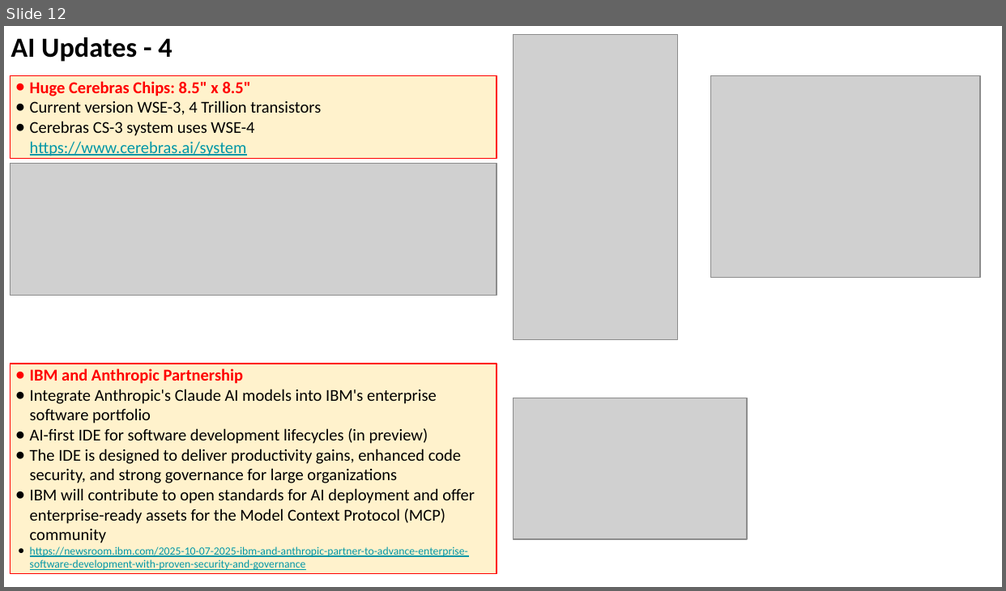
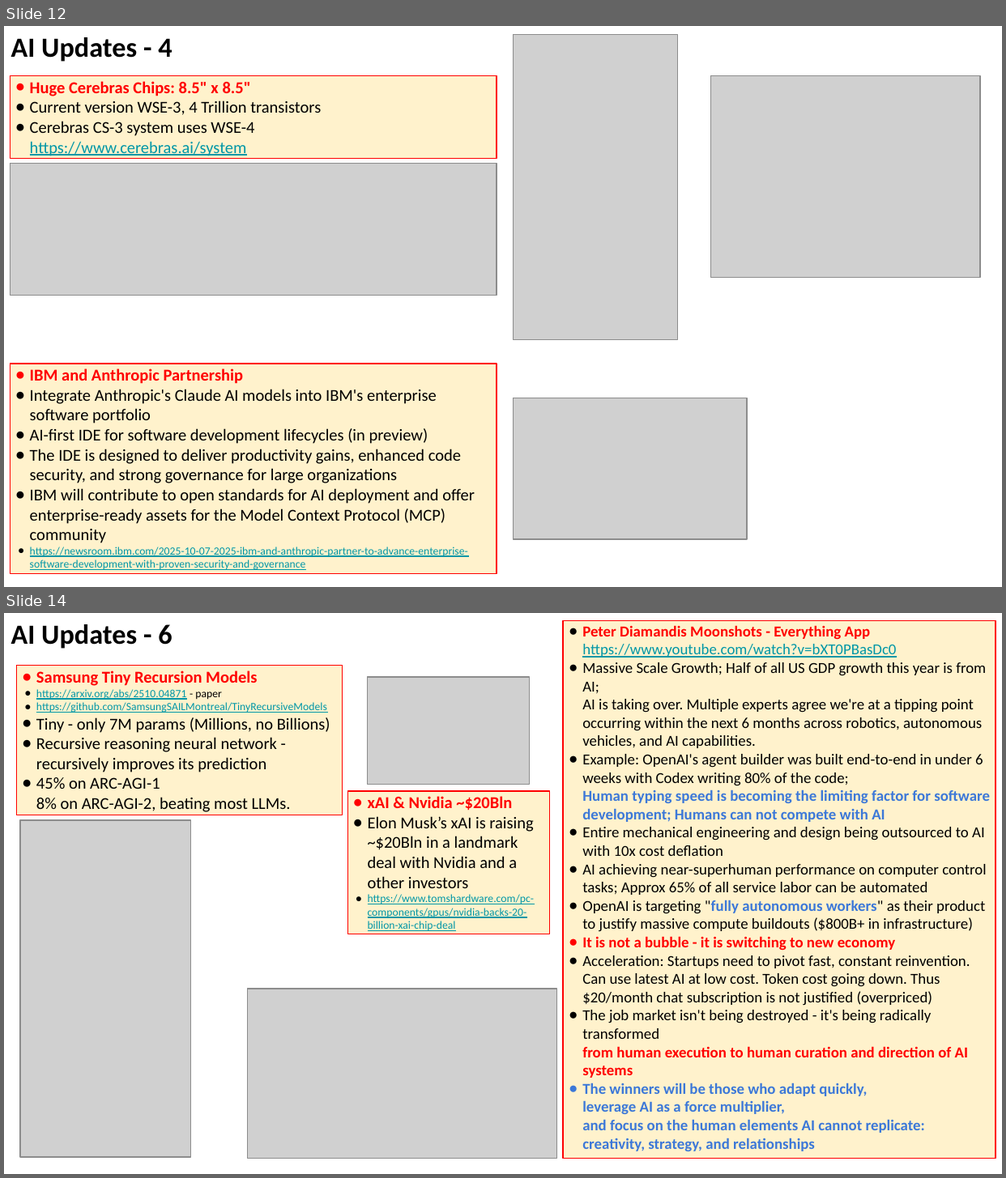
Before and after one commit to lselector/seminar, a slide deck: 2025/2025-10-10-AI-Updates.pptx. Shown one above the other, each under a label of ours: slide 12 before the commit, slides 12 and 14 after it; the slides between them are not shown. The pictures are 1006x591 and 1006x1178 pixels, drawn with LibreOffice and Linux fonts; fonts in the diff are those of the drawing; grey boxes stand for pictures. Boxes give left, top, right and bottom in pixels: in the first picture for what was removed or moved away, otherwise in the second. Text is boxed around its words. In the diff, an @@ line names an element or a change of style, - is before the commit and + after.

```diff
--- a/2025/2025-10-10-AI-Updates.pptx
+++ b/2025/2025-10-10-AI-Updates.pptx
@@ slide 14 added at [4,613,1002,1174], background #FFFFFF @@
@@ text added at [11,624,172,649], 20 pt, text #000000, bold @@
+AI Updates - 6
@@ rectangle added at [563,621,995,1159], fill #FFF2CC, outline #FF0000 0.75 pt, 11 pt, text #000000 @@
+● Peter Diamandis Moonshots - Everything App
+  https://www.youtube.com/watch?v=bXT0PBasDc0
+● Massive Scale Growth; Half of all US GDP growth this year is from AI;
+  AI is taking over. Multiple experts agree we're at a tipping point occurring within the next 6 months across robotics, autonomous vehicles, and AI capabilities.
+● Example: OpenAI's agent builder was built end-to-end in under 6 weeks with Codex writing 80% of the code;
+  Human typing speed is becoming the limiting factor for software development; Humans can not compete with AI
+● Entire mechanical engineering and design being outsourced to AI
+  with 10x cost deflation
+● AI achieving near-superhuman performance on computer control tasks; Approx 65% of all service labor can be automated
+● OpenAI is targeting "fully autonomous workers" as their product to justify massive compute buildouts ($800B+ in infrastructure)
+● It is not a bubble - it is switching to new economy
+● Acceleration: Startups need to pivot fast, constant reinvention. Can use latest AI at low cost. Token cost going down. Thus $20/month chat subscription is not justified (overpriced)
+● The job market isn't being destroyed - it's being radically transformed
+  from human execution to human curation and direction of AI systems
+● The winners will be those who adapt quickly,
+  leverage AI as a force multiplier,
+  and focus on the human elements AI cannot replicate:
+  creativity, strategy, and relationships
@@ rectangle added at [17,666,343,815], fill #FFF2CC, outline #FF0000 0.75 pt, 12 pt, text #000000 @@
+● Samsung Tiny Recursion Models
+● https://arxiv.org/abs/2510.04871 - paper
+● https://github.com/SamsungSAILMontreal/TinyRecursiveModels
+● Tiny - only 7M params (Millions, no Billions)
+● Recursive reasoning neural network - recursively improves its prediction
+● 45% on ARC-AGI-1
+  8% on ARC-AGI-2, beating most LLMs.
@@ picture added at [367,677,529,785] @@
@@ rectangle added at [347,792,549,935], fill #FFF2CC, outline #FF0000 0.75 pt, 12 pt, text #0097A7 @@
+● xAI & Nvidia ~$20Bln
+● Elon Musk’s xAI is raising ~$20Bln in a landmark deal with Nvidia and a other investors
+● https://www.tomshardware.com/pc-components/gpus/nvidia-backs-20-billion-xai-chip-deal
@@ picture added at [20,820,190,1158] @@
@@ picture added at [248,989,557,1159] @@
```
Also in this commit, not shown: 7 slides changed, 1 other slide added, 1 slide removed.
